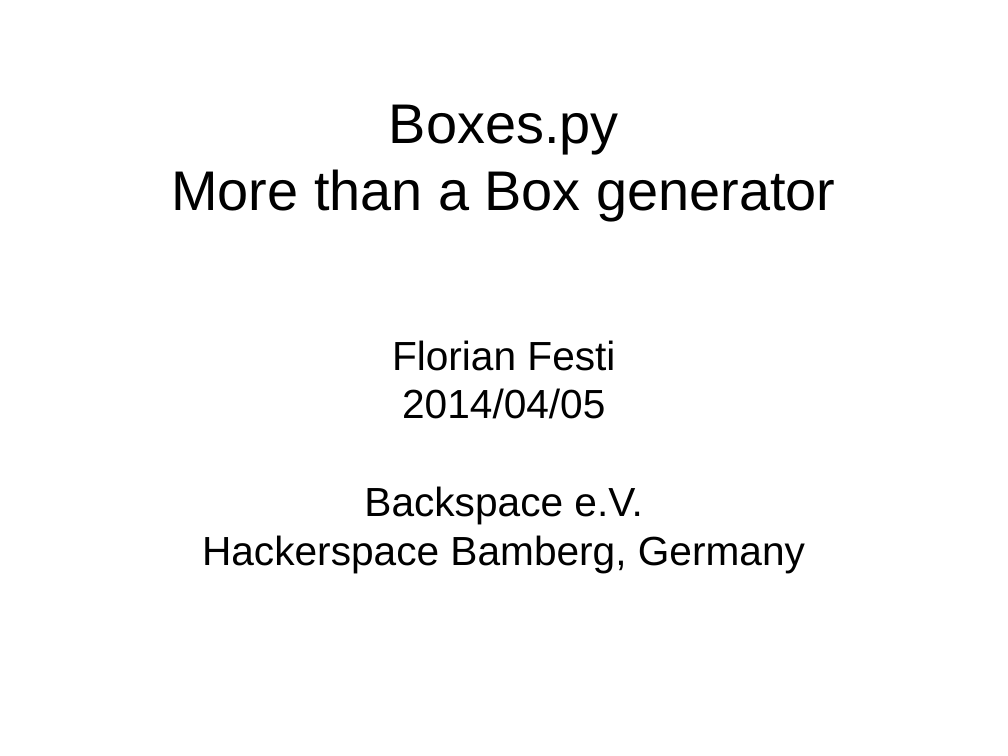
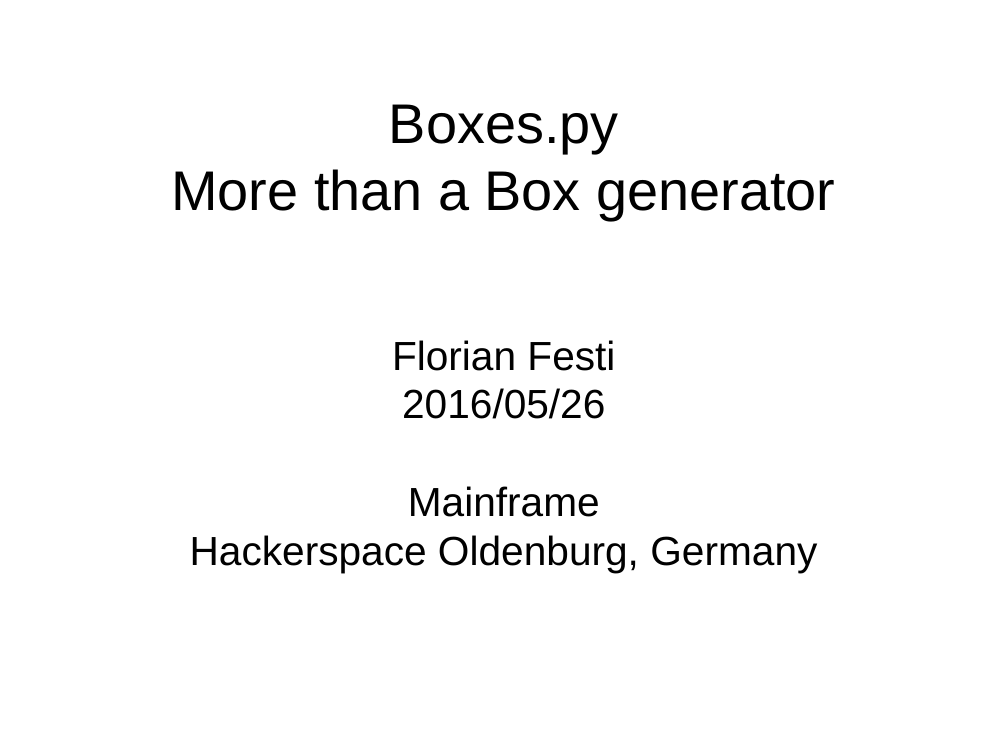
Before and after one commit to florianfesti/boxes, a slide deck: slide 1 of documentation/presentation.odp. Drawn at 1008x756 pixels with LibreOffice and Linux fonts; fonts in the diff are those of the drawing. Boxes give left, top, right and bottom in pixels: in the first picture for what was removed or moved away, otherwise in the second. Text is boxed around its words. In the diff, an @@ line names an element or a change of style, - is before the commit and + after.

Commit message:
Update slides for talk in Oldenburg

```diff
--- a/documentation/presentation.odp
+++ b/documentation/presentation.odp
@@ subtitle at (x1=190, y1=388, x2=817, y2=572): text changed @@
-2014/04/05
-Backspace e.V.
-Hackerspace Bamberg, Germany
+2016/05/26
+Mainframe
+Hackerspace Oldenburg, Germany
```
Also in this commit, not shown: 5 other slides changed, 2 slides added.
